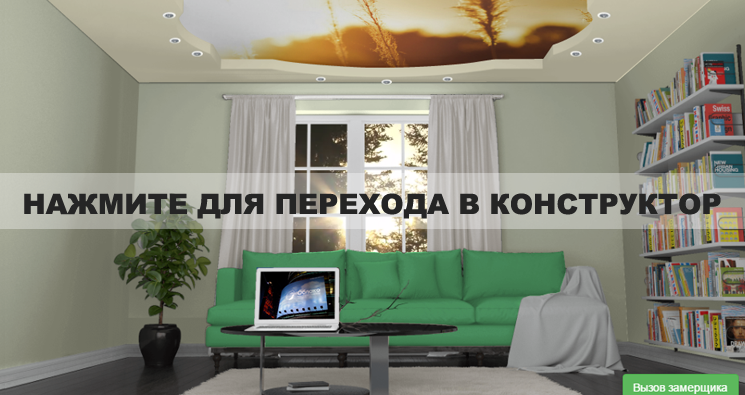
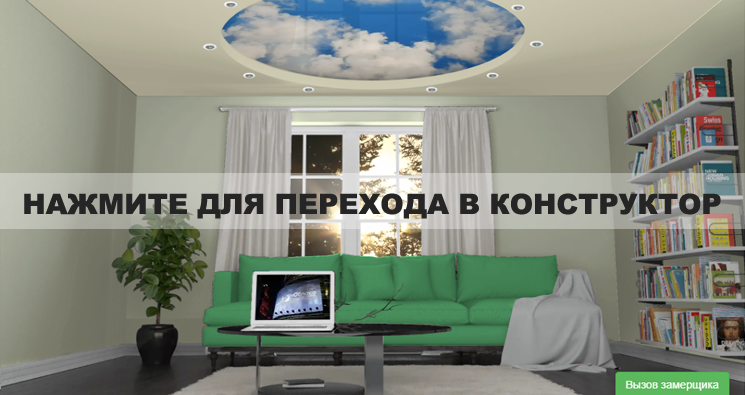
Comparing the layer stacks of the two w=745, h=395 images. Changes:
added layer "Слой 4" above "Слой 3" over (x1=1, y1=0, x2=745, y2=395)
showed "Слой 1" over (x1=1, y1=0, x2=745, y2=395)
